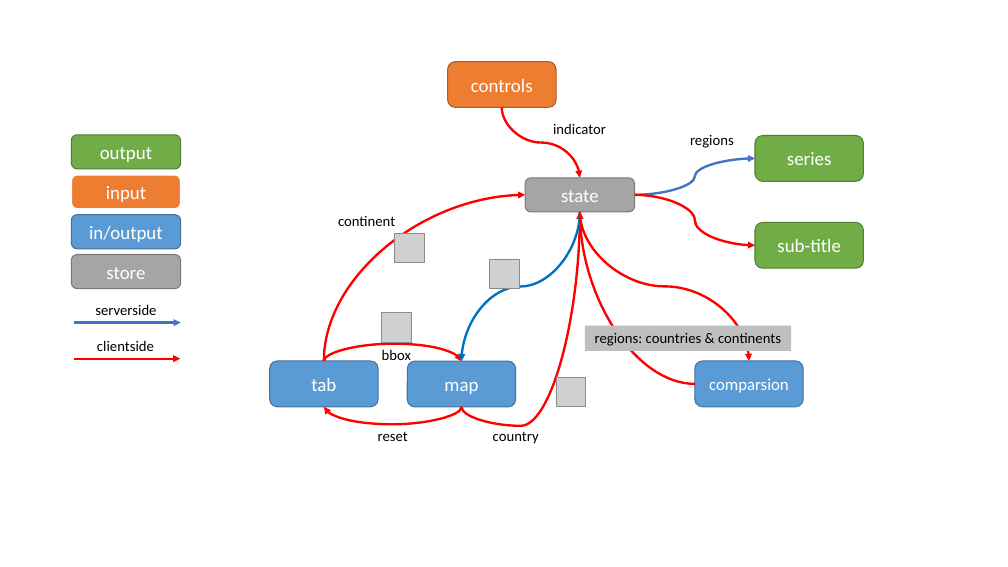
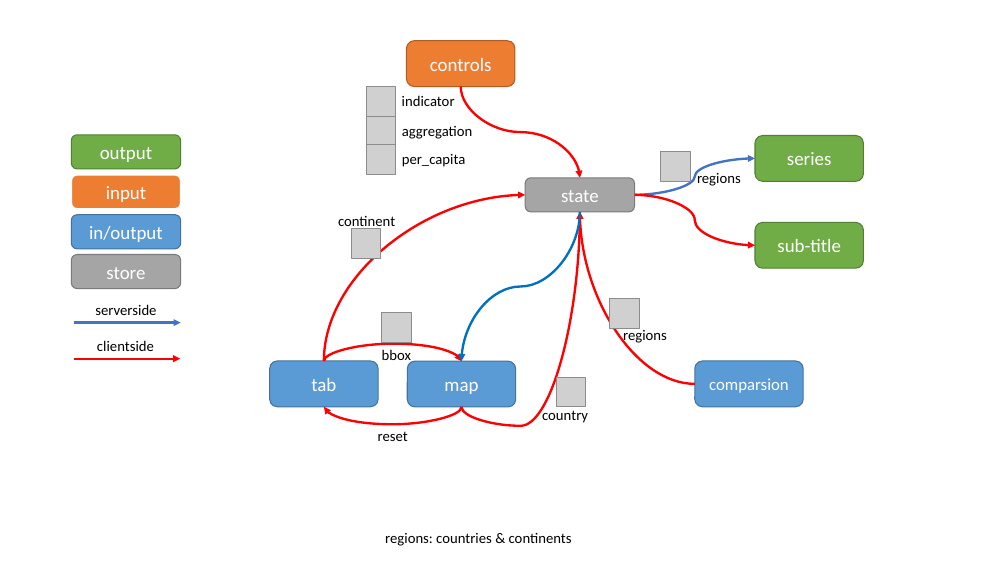
Before and after one commit to ditori1976/covid_app, a slide deck: slide 1 of notebooks/interactions.pptx. Drawn at 1008x567 pixels with LibreOffice and Linux fonts; fonts in the diff are those of the drawing; grey boxes stand for pictures. Boxes give left, top, right and bottom in pixels: in the first picture for what was removed or moved away, otherwise in the second. Text is boxed around its words. In the diff, an @@ line names an element or a change of style, - is before the commit and + after.

```diff
--- a/notebooks/interactions.pptx
+++ b/notebooks/interactions.pptx
@@ rounded rectangle "controls": place and size @@
-rounded rectangle "controls" at (448,61,556,107)
+rounded rectangle "controls" at (407,41,515,87)
@@ picture added at (366,87,395,116) @@
@@ text "indicator": place and size @@
-text "indicator" at (553,124,606,134)
+text "indicator" at (402,95,455,106)
@@ text "indicator" at (402,95,455,106): alignment centre to left @@
@@ curved arrow moved from (502, 107) - (580, 178) to (461, 86) - (580, 178) @@
@@ picture added at (366,116,395,146) @@
@@ picture added at (366,144,395,174) @@
@@ text added at (402,126,473,139), 14 pt, text #000000 @@
+aggregation
@@ text added at (402,154,466,167), 14 pt, text #000000 @@
+per_capita
@@ picture: place and size @@
-picture at (490,259,520,289)
+picture at (661,152,690,181)
@@ text added at (697,170,741,186), 14 pt, text #000000 @@
+regions
@@ picture: place and size @@
-picture at (395,233,424,262)
+picture at (352,228,381,258)
@@ curved arrow removed from (580, 212) to (749, 361) @@
@@ picture added at (609,299,639,328) @@
@@ text "regions" rewrapped from (690,135,734,148) to (623,327,667,344) @@
@@ text "country": place and size @@
-text "country" at (493,431,539,444)
+text "country" at (542,407,588,423)
@@ text "regions: countries & continents": place and size @@
-text "regions: countries & continents" at (585,326,792,352)
+text "regions: countries & continents" at (385,533,572,546)
@@ text "regions: countries & continents" at (385,533,572,546): fill #BFBFBF to none @@
```
Also in this commit, not shown: 1 other file.
